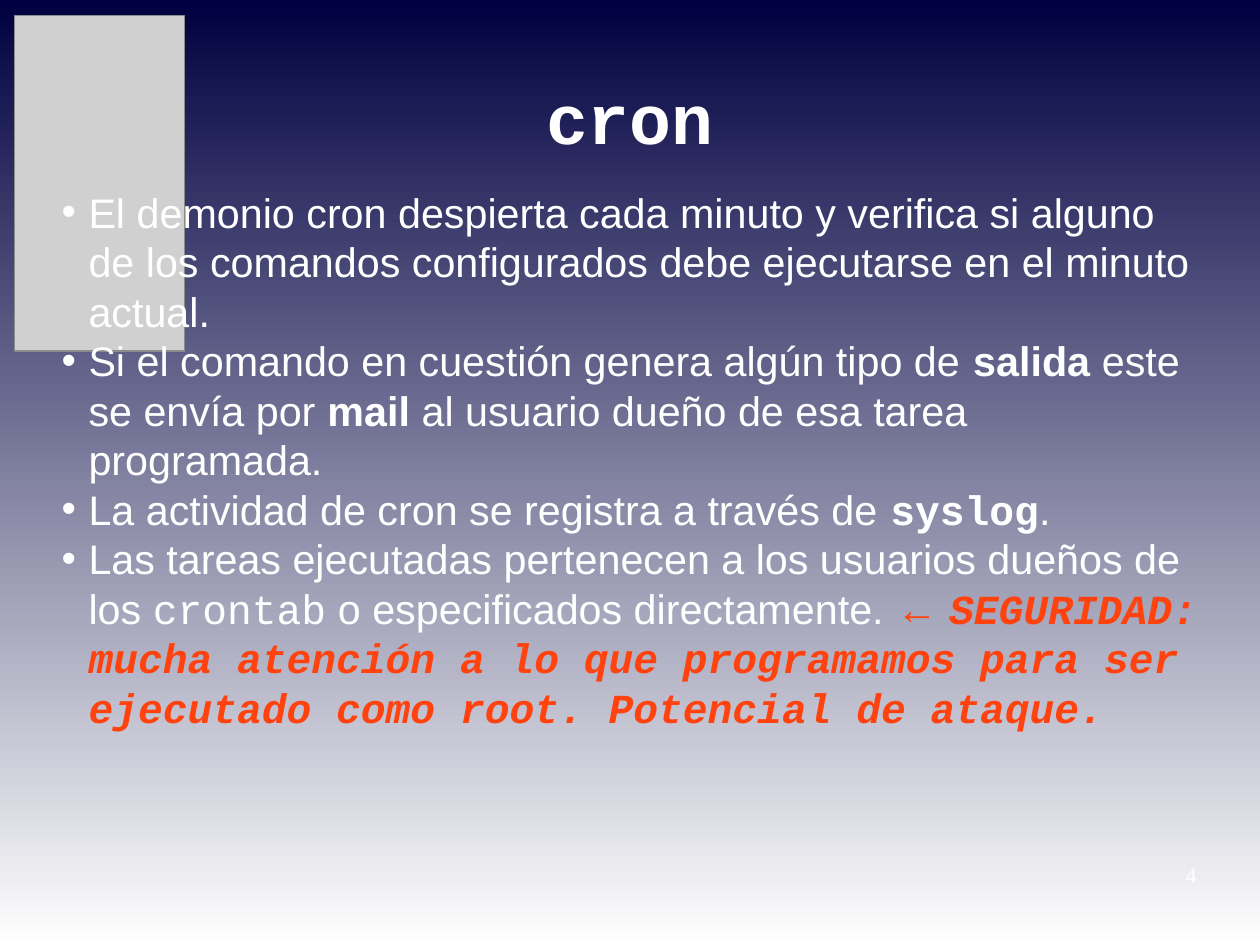
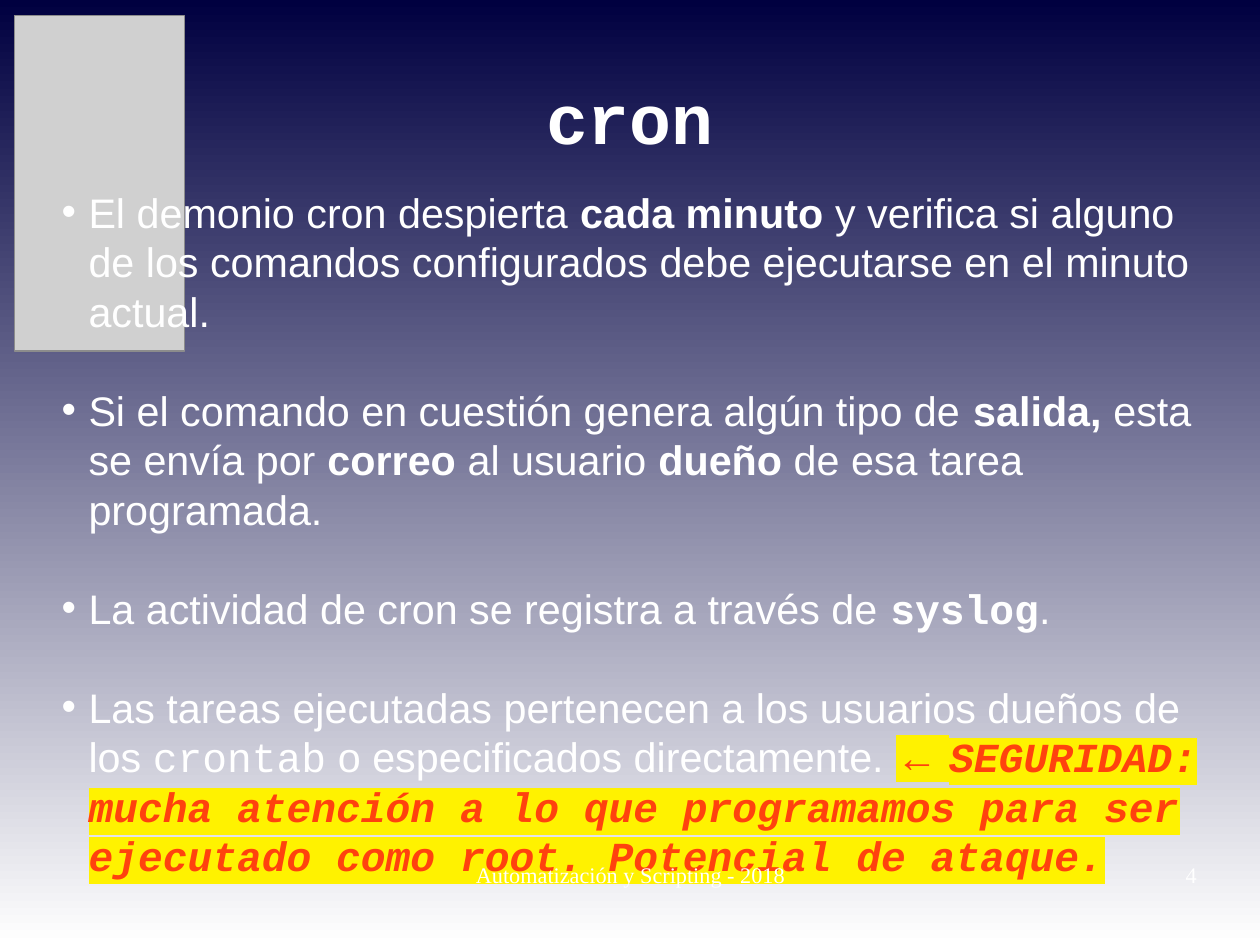
Before and after one commit to niniadcobre/-AutoyScripting, a slide deck: slide 4 of clases/AYS_clase09.odp. Drawn at 1260x945 pixels with LibreOffice and Linux fonts; fonts in the diff are those of the drawing; grey boxes stand for pictures. Boxes give left, top, right and bottom in pixels: in the first picture for what was removed or moved away, otherwise in the second. Text is boxed around its words. In the diff, an @@ line names an element or a change of style, - is before the commit and + after.

```diff
--- a/clases/AYS_clase09.odp
+++ b/clases/AYS_clase09.odp
@@ text at <box>89,195,1197,883</box>: bold on in "cada minuto"; highlight none to #FFF200 in "← SEGURIDAD: mucha atención a lo que ..." @@
@@ text at <box>89,395,1191,533</box>: text changed @@
-• Si el comando en cuestión genera algún tipo de salida este se envía por mail al usuario dueño de esa tarea programada.
+• Si el comando en cuestión genera algún tipo de salida, esta se envía por correo al usuario dueño de esa tarea programada.
@@ text added at <box>476,865,785,888</box>, 14 pt, text #FFFFFF @@
+Automatización y Scripting - 2018
```
Also in this commit, not shown: 11 other slides changed, 1 other file.
